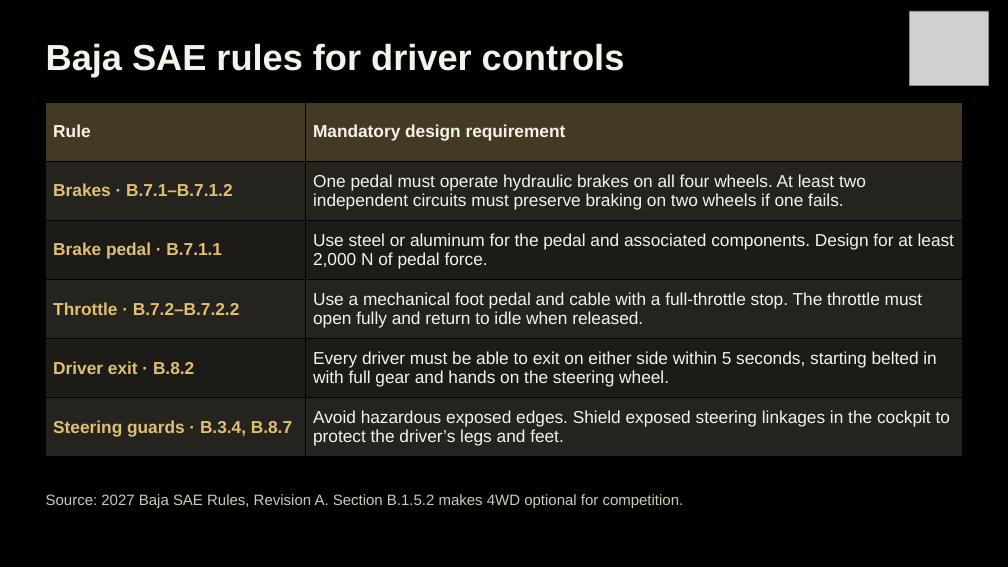
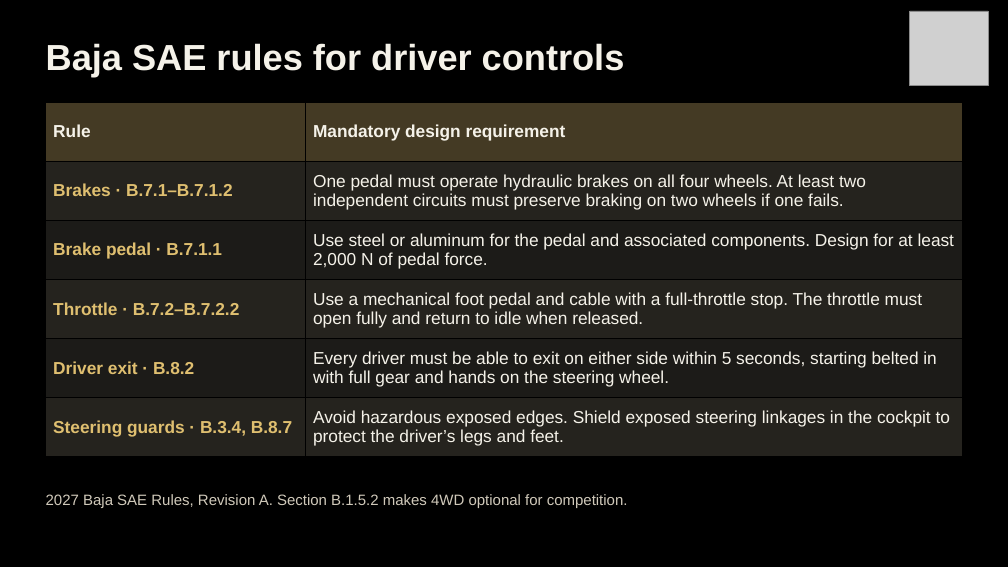
Before and after one commit to Polowater123/Aggie-Baja-Controls-The-A.B.C.-, a slide deck: slide 3 of PDR Draft.pptx (slide 4 before the commit). Drawn at 1008x567 pixels with LibreOffice and Linux fonts; fonts in the diff are those of the drawing; grey boxes stand for pictures. Boxes give left, top, right and bottom in pixels: in the first picture for what was removed or moved away, otherwise in the second. Text is boxed around its words. In the diff, an @@ line names an element or a change of style, - is before the commit and + after.

```diff
--- a/PDR Draft.pptx
+++ b/PDR Draft.pptx
@@ text at (46, 494, 628, 508): text changed @@
-Source: 2027 Baja SAE Rules, Revision A. Section B.1.5.2 makes 4WD optional for competition.
+2027 Baja SAE Rules, Revision A. Section B.1.5.2 makes 4WD optional for competition.
```
Also in this commit, not shown: 4 other slides changed, 1 slide added, 2 slides removed.
